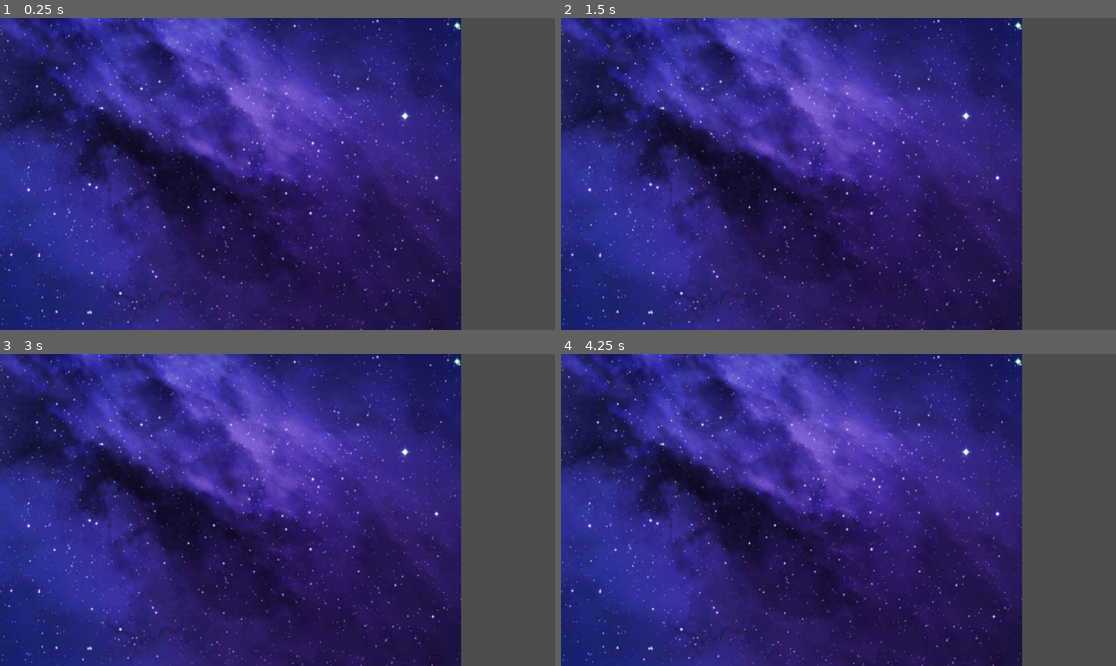
Above: before the commit, frames 1-4 (two rows, left to right).
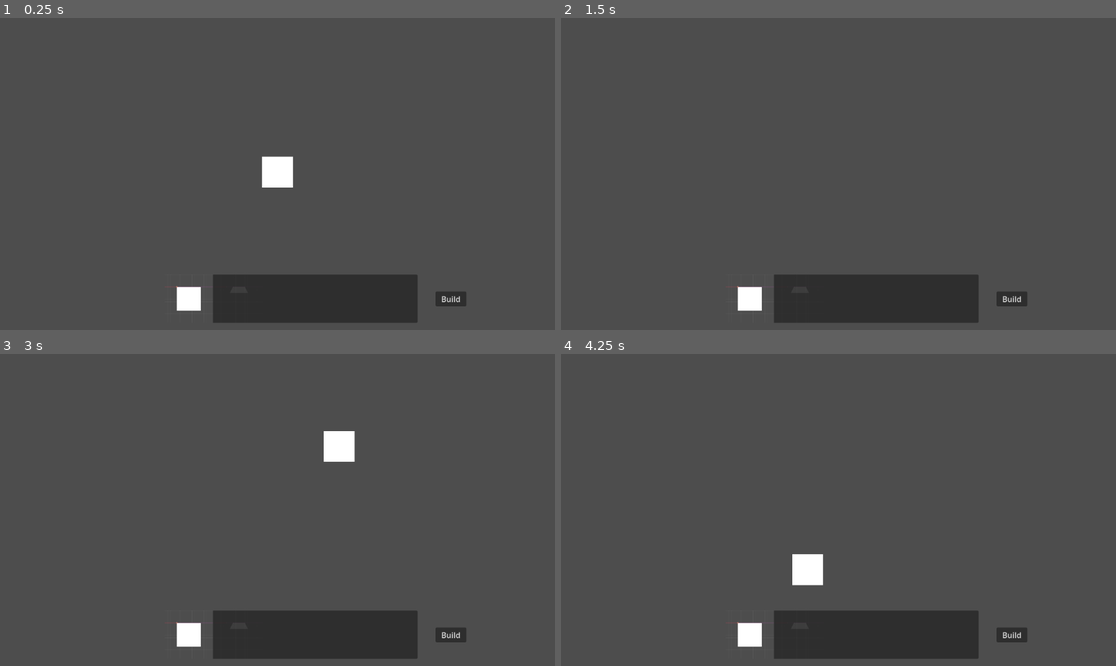
Above: after the commit, the same moments.

Repository: Taydo629/RogueSpace
Game: Godot game, scene res://scenes/game.tscn
The game is run twice, just before and just after one commit, with the same random seed, the same clock (stepped at 60 frames per second) and the same inputs.
Inputs (mouse positions are in pixels of both pictures, inside the frame that each line leads up to):
- Up to frame 1 (0.25 s): no input
- Up to frame 2 (1.5 s): click (1010, 298) at 0.5 s, where only the run after the commit has a clickable "Build"; tap Enter at 1.25 s; move the mouse to (960, 158) at 1.27 s; hold Space (thrust) from 1.28 s (still down); tap E (e) at 1.35 s
- Up to frame 3 (3 s): click (399, 494) at 1.55 s; move the mouse to (166, 525) at 2.02 s; release Space (thrust) at 2.03 s; click (166, 525) at 2.1 s; tap Q (q) at 2.3, 2.85 s; tap Enter at 2.75 s; move the mouse to (333, 441) at 2.77 s; hold Space (thrust) from 2.78 s (still down)
- Up to frame 4 (4.25 s): keep holding Space (thrust); right-click (894, 441) at 3.05 s; move the mouse to (810, 572) at 3.52 s; right-click (810, 572) at 3.6 s; tap 1 (slot1) at 3.8 s

The runs differ from the first frame. In frame 1, 83% of the frame differs, in the area x 0-84%, y 0-100%; in frame 2, 83%; in frame 3, 83%; in frame 4, 83%.

Commit message:
Got intial ship building and intialisation mechanic functional

Diff:
--- a/project.godot
+++ b/project.godot
@@ -14,6 +14,10 @@
 run/main_scene="uid://bi41uq7814i3g"
 config/features=PackedStringArray("4.6", "GL Compatibility")
 config/icon="res://icon.svg"
+
+[autoload]
+
+ShipInfo="*uid://durrve7qq0oxc"
 
 [input]
 
--- a/scenes/game.tscn
+++ b/scenes/game.tscn
@@ -2,6 +2,7 @@
 
 [ext_resource type="Script" uid="uid://b7is6gknyl6cr" path="res://scripts/game.gd" id="1_lnu2h"]
 [ext_resource type="Texture2D" uid="uid://7311c1hg8dft" path="res://assets/Space-Background-Image-2-1024x682.jpg" id="2_yqjtg"]
+[ext_resource type="PackedScene" uid="uid://cf1du3owblsrl" path="res://scenes/ship_object.tscn" id="3_lnu2h"]
 
 [sub_resource type="StyleBoxTexture" id="StyleBoxTexture_lnu2h"]
 texture = ExtResource("2_yqjtg")
@@ -16,3 +17,8 @@
 offset_right = 957.0
 offset_bottom = 659.0
 theme_override_styles/panel = SubResource("StyleBoxTexture_lnu2h")
+
+[node name="ShipObject" parent="." unique_id=870574960 instance=ExtResource("3_lnu2h")]
+
+[connection signal="child_entered_tree" from="." to="." method="_on_child_entered_tree"]
+[connection signal="ready" from="." to="." method="_on_ready"]
--- /dev/null
+++ b/scenes/part_colider.tscn
@@ -0,0 +1,7 @@
+[gd_scene format=3 uid="uid://c6gm41ys28u2w"]
+
+[sub_resource type="RectangleShape2D" id="RectangleShape2D_em7u3"]
+size = Vector2(64, 64)
+
+[node name="PartColider" type="CollisionShape2D" unique_id=1727914052]
+shape = SubResource("RectangleShape2D_em7u3")
--- a/scenes/ship_building.tscn
+++ b/scenes/ship_building.tscn
@@ -42,3 +42,5 @@
 offset_right = 968.0
 offset_bottom = 599.0
 text = "Build"
+
+[connection signal="pressed" from="Button" to="." method="_on_build_button_pressed"]
--- a/scenes/ship_object.tscn
+++ b/scenes/ship_object.tscn
@@ -1,23 +1,12 @@
 [gd_scene format=3 uid="uid://cf1du3owblsrl"]
 
+[ext_resource type="Script" uid="uid://bcaoegg5tnt85" path="res://scripts/ship_object.gd" id="1_jbipx"]
 [ext_resource type="Script" uid="uid://b56rwoxbea5uc" path="res://scripts/thrust_component.gd" id="1_su8us"]
 [ext_resource type="Script" uid="uid://b4s37vng55ppc" path="res://scripts/gyro_component.gd" id="2_jbipx"]
 
-[sub_resource type="RectangleShape2D" id="RectangleShape2D_2gnfn"]
-size = Vector2(80, 104)
-
 [node name="ShipObject" type="RigidBody2D" unique_id=870574960]
 gravity_scale = 0.0
-
-[node name="Polygon2D" type="Polygon2D" parent="." unique_id=590899059]
-position = Vector2(0, -5)
-scale = Vector2(0.679694, 1)
-polygon = PackedVector2Array(-58.850014, -51, -58.881065, 52.661987, 58.818947, 52.661987, 58.850014, -51)
-uv = PackedVector2Array(-175.48108, -21.038017, -178.78107, 85.66199, -63.281067, 85.66199, -61.081055, -19.938011)
-
-[node name="CollisionShape2D" type="CollisionShape2D" parent="." unique_id=401411698]
-position = Vector2(0, -4)
-shape = SubResource("RectangleShape2D_2gnfn")
+script = ExtResource("1_jbipx")
 
 [node name="Camera2D" type="Camera2D" parent="." unique_id=2103113105]
 
@@ -25,6 +14,5 @@
 script = ExtResource("1_su8us")
 ship = NodePath("..")
 
-[node name="GyroComponent" type="Node" parent="." unique_id=1272975539 node_paths=PackedStringArray("ship")]
+[node name="GyroComponent" type="Node" parent="." unique_id=1272975539]
 script = ExtResource("2_jbipx")
-ship = NodePath("..")
--- /dev/null
+++ b/scripts/ShipInfo.gd
@@ -0,0 +1,12 @@
+extends Node
+
+var grid: Array = [[null,null,null,null,null],
+				[null,null,null,null,null],
+				[null,null,null,null,null],
+				[null,null,null,null,null],
+				[null,null,null,null,null]]
+var y_range: Array = [192,448]
+var x_range: Array = [448,704]
+
+func update_ship(new_grid: Array):
+	grid = new_grid
--- a/scripts/game.gd
+++ b/scripts/game.gd
@@ -1,6 +1,22 @@
 extends Node2D
+
+@onready var ship_object: ShipObject = $ShipObject
 
 
 func _process(delta: float) -> void:
 	if Input.is_action_just_pressed("build_menu"):
 		get_tree().change_scene_to_file("res://scenes/ship_building.tscn")
+
+# This triggers when the scene enters the main scene.
+func _on_ready() -> void:
+	print("Entered main screen")
+	var empty_grid = [[null,null,null,null,null],
+					[null,null,null,null,null],
+					[null,null,null,null,null],
+					[null,null,null,null,null],
+					[null,null,null,null,null]]
+	if ShipInfo.grid == empty_grid:
+		# Ship has not been initialised hence go to shipbuilding.
+		get_tree().change_scene_to_file("res://scenes/ship_building.tscn")
+	else:
+		ship_object.init_ship()
--- a/scripts/gyro_component.gd
+++ b/scripts/gyro_component.gd
@@ -1,14 +1,26 @@
 class_name GyroComponent extends Node
 
-@export var gyro_strength: float = 10000
-@export var ship : RigidBody2D
+@export var gyro_strength: float = 10000.0
+var active_ship: RigidBody2D = null
+
+#func _physics_process(delta: float) -> void:
+	#if not is_instance_valid(active_ship):
+		#return
+		#
+	#var rotation_dir = Input.get_axis("yaw_L", "yaw_R")
+	#
+	#if rotation_dir != 0:
+		## Apply continuous frame-based force directly to the parent rigid body
+		#active_ship.apply_torque(rotation_dir * gyro_strength * delta)
 
 func _physics_process(delta: float) -> void:
+	if not is_instance_valid(active_ship):
+		return
 	if Input.is_action_pressed("yaw_R") and Input.is_action_pressed("yaw_L"):
-		ship.constant_torque = 0
+		active_ship.constant_torque = 0
 	elif Input.is_action_pressed("yaw_R"):
-		ship.apply_torque(gyro_strength)
+		active_ship.apply_torque(gyro_strength)
 	elif Input.is_action_pressed("yaw_L"):
-		ship.apply_torque(-gyro_strength)
+		active_ship.apply_torque(-gyro_strength)
 	else:
-		ship.constant_torque = 0
+		active_ship.constant_torque = 0
--- a/scripts/ship_building.gd
+++ b/scripts/ship_building.gd
@@ -3,7 +3,8 @@
 @onready var h_box_container: HBoxContainer = $PanelContainer/HBoxContainer
 
 var parts_array: Array
-var selected_part: Node
+var selected_part: PackedScene
+var selected_instance: Node
 var current_slot: int
 var part_oob: bool = false
 
@@ -19,44 +20,48 @@
 	parts_array = h_box_container.get_children()
 	parts_array[0].z_index = 0
 	current_slot = 1
-	selected_part = parts_array[0].get_item().instantiate()
-	add_child(selected_part)
+	selected_part = parts_array[0].get_item()
+	selected_instance = selected_part.instantiate()
+	add_child(selected_instance)
 
 func _process(delta: float) -> void:
 	# Make selected part highlighted
 	if Input.is_action_just_pressed("slot1") and current_slot != 1:
-		selected_part.queue_free()
+		selected_instance.queue_free()
 		parts_array[0].z_index = 0
 		parts_array[1].z_index = -1
-		selected_part = parts_array[0].get_item().instantiate()
-		add_child(selected_part)
+		selected_part = parts_array[0].get_item()
+		selected_instance = selected_part.instantiate()
+		add_child(selected_instance)
 		current_slot = 1
 	if Input.is_action_just_pressed("slot2") and current_slot != 2:
-		selected_part.queue_free()
+		selected_instance.queue_free()
 		parts_array[0].z_index = -1
 		parts_array[1].z_index = 0
-		selected_part = parts_array[1].get_item().instantiate()
-		add_child(selected_part)
+		selected_part = parts_array[1].get_item()
+		selected_instance = selected_part.instantiate()
+		add_child(selected_instance)
 		current_slot = 2
 
 	# Handle part rotation
 	if Input.is_action_just_pressed("e"):
-		selected_part.rotation_degrees += 90
+		selected_instance.rotation_degrees += 90
 	if Input.is_action_just_pressed("q"):
-		selected_part.rotation_degrees += -90
+		selected_instance.rotation_degrees += -90
 
 	# Get the grid position so that parts are on a grid.
 	var mouse_pos = get_global_mouse_position() + Vector2(32,32)
 	var pos = Vector2(mouse_pos.x -fmod(mouse_pos.x, 64),mouse_pos.y -fmod(mouse_pos.y, 64))
 
+	# Handle parts positioning and handle when mouse pos is outside of building area.
 	if pos.x >= x_range[0] and pos.x <= x_range[1] and pos.y <= y_range[1] and pos.y >= y_range[0] :
 		part_oob = false
-		selected_part.visible = true
-		selected_part.position = pos
+		selected_instance.visible = true
+		selected_instance.position = pos
 	else:
 		part_oob = true
-		selected_part.visible = false
-	print(pos)
+		selected_instance.visible = false
+
 	if Input.is_action_just_pressed("left_click") and !part_oob:
 		var relative_pos = pos - Vector2(x_range[0],y_range[0])
 		place_part(relative_pos)
@@ -68,7 +73,7 @@
 	var x_grid = pos.x / 64
 	var y_grid = pos.y / 64
 	if grid[x_grid][y_grid] == null:
-		grid[x_grid][y_grid] = selected_part
+		grid[x_grid][y_grid] = [selected_part,x_grid,y_grid,selected_instance]
 		new_part()
 	else:
 		print("Grid is occupied!")
@@ -79,12 +84,18 @@
 	if grid[x_grid][y_grid] == null:
 		print("Grid is already empty!")
 	else:
-		grid[x_grid][y_grid].queue_free()
+		grid[x_grid][y_grid][3].queue_free()
 		grid[x_grid][y_grid] = null
 
 func new_part():
 	if current_slot == 1:
-		selected_part = parts_array[0].get_item().instantiate()
+		selected_part = parts_array[0].get_item()
+		selected_instance = selected_part.instantiate()
 	if current_slot == 2:
-		selected_part = parts_array[1].get_item().instantiate()
-	add_child(selected_part)
+		selected_part = parts_array[1].get_item()
+		selected_instance = selected_part.instantiate()
+	add_child(selected_instance)
+
+func _on_build_button_pressed() -> void:
+	ShipInfo.update_ship(grid)
+	get_tree().change_scene_to_file("res://scenes/game.tscn")
--- /dev/null
+++ b/scripts/ship_object.gd
@@ -0,0 +1,27 @@
+class_name ShipObject extends RigidBody2D
+@onready var thrust_component: ThrustComponent = $ThrustComponent
+@onready var gyro_component: GyroComponent = $GyroComponent
+
+var x_min = -160
+var y_min = -160
+
+func _ready() -> void:
+	pass
+
+func init_ship():
+	var grid = ShipInfo.grid
+	for i in grid:
+		for j in i:
+			if j != null:
+				var part = j[0].instantiate()
+				var colider = preload("res://scenes/part_colider.tscn").instantiate()
+				var x = x_min + j[1] * 64
+				var y = y_min + j[2] * 64
+				add_child(part)
+				add_child(colider)
+				part.position = Vector2(x,y)
+				colider.position = Vector2(x,y)
+	center_of_mass_mode = RigidBody2D.CENTER_OF_MASS_MODE_AUTO
+	if gyro_component:
+		gyro_component.active_ship = self
+	thrust_component.update_thrusters()
--- a/scripts/thrust_component.gd
+++ b/scripts/thrust_component.gd
@@ -8,6 +8,9 @@
 func _ready() -> void:
 	# Small tip: Defer this slightly or ensure thrusters are in the scene
 	# tree before this component runs.
+	thrusters = get_tree().get_nodes_in_group("thruster")
+
+func update_thrusters() -> void:
 	thrusters = get_tree().get_nodes_in_group("thruster")
 
 func _physics_process(_delta: float) -> void:
Not shown, added: scripts/ShipInfo.gd.uid
Not shown, added: scripts/ship_object.gd.uid
Not shown, added: scenes/ship_building.tscn1238157585.tmp
Not shown, added: scenes/ship_building.tscn1242724091.tmp
Not shown, added: scenes/ship_building.tscn1285065032.tmp
